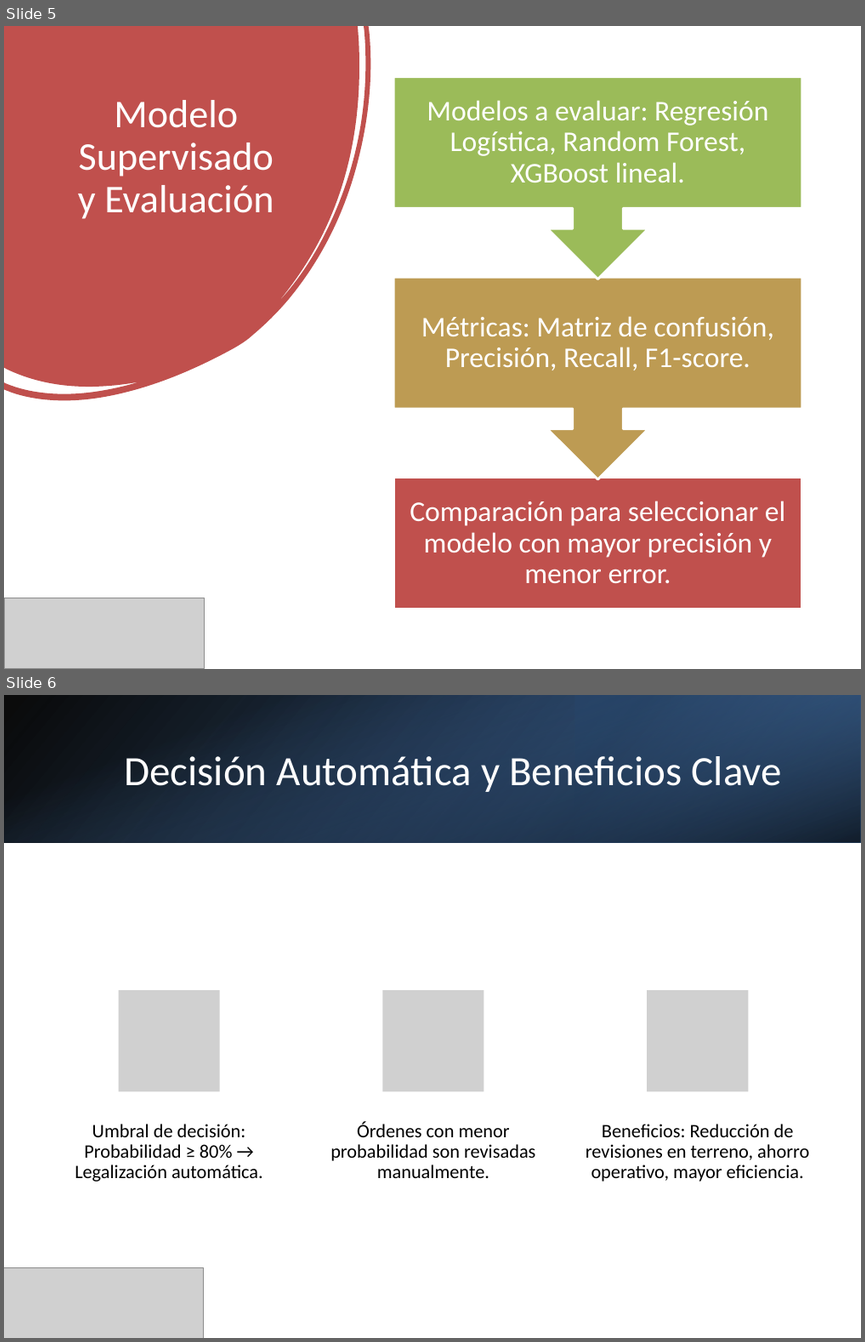
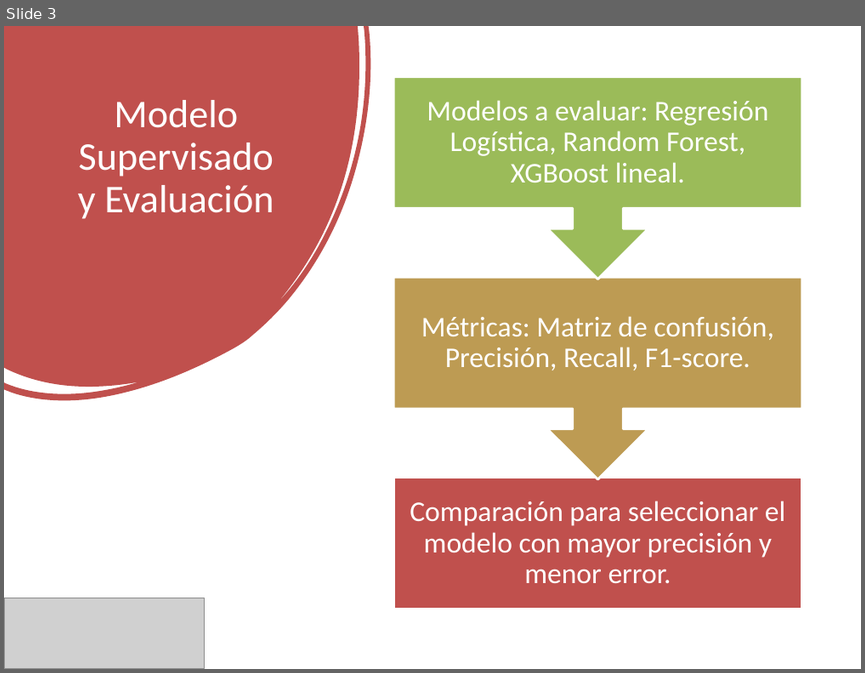
Before and after one commit to andreess891/Proyecto1_UdeM, a slide deck: Modelo_Clasificacion_Desviaciones.pptx. Shown one above the other, each under a label of ours: slides 5 and 6 before the commit, slide 3 after it. The pictures are 865x1342 and 865x673 pixels, drawn with LibreOffice and Linux fonts; fonts in the diff are those of the drawing; grey boxes stand for pictures. Boxes give left, top, right and bottom in pixels: in the first picture for what was removed or moved away, otherwise in the second. Text is boxed around its words. In the diff, an @@ line names an element or a change of style, - is before the commit and + after.

Commit message:
Ajustes menores

```diff
--- a/Modelo_Clasificacion_Desviaciones.pptx
+++ b/Modelo_Clasificacion_Desviaciones.pptx
@@ slide 6 removed at bbox=[4, 695, 861, 1338], background #FFFFFF @@
@@ rectangle removed at bbox=[4, 695, 861, 842] @@
@@ rectangle removed at bbox=[4, 695, 861, 842] @@
@@ rectangle removed at bbox=[575, 695, 861, 842] @@
@@ title removed at bbox=[124, 756, 782, 792] @@
-Decisión Automática y Beneficios Clave
@@ group removed at bbox=[75, 991, 809, 1181]: 3 pictures, 3 texts @@
-Umbral de decisión: Probabilidad ≥ 80% → Legalización automática.
-Órdenes con menor probabilidad son revisadas manualmente.
-Beneficios: Reducción de revisiones en terreno, ahorro operativo, mayor eficiencia.
@@ picture removed at bbox=[4, 1267, 204, 1338] @@
@@ what was slide 5 is now slide 3 @@
```
Also in this commit, not shown: 1 slide changed, 5 slides added, 4 other files.
